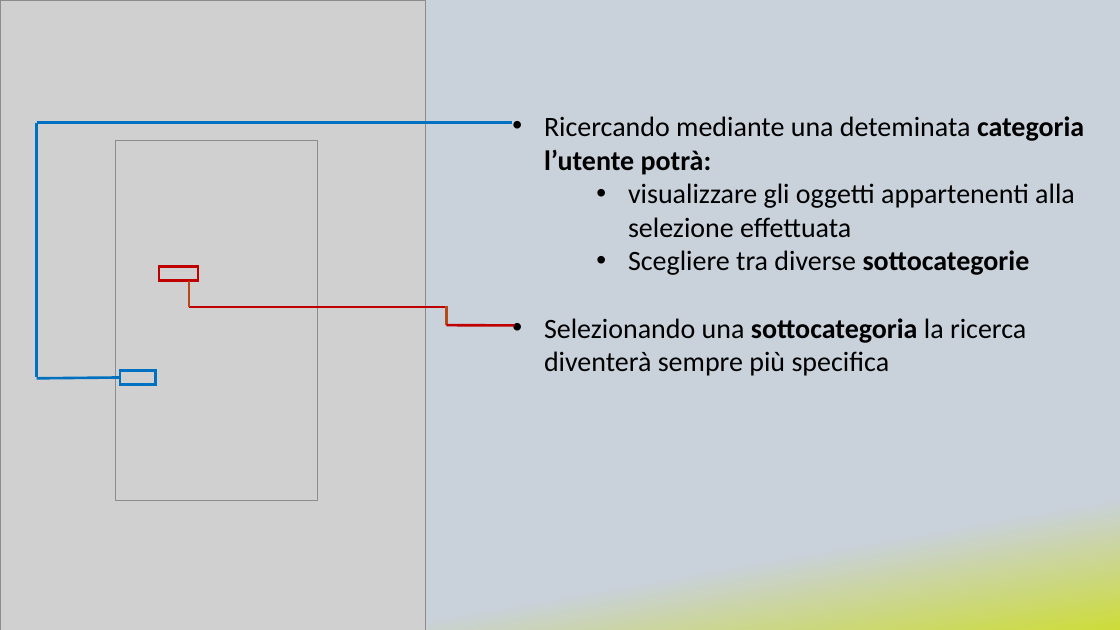
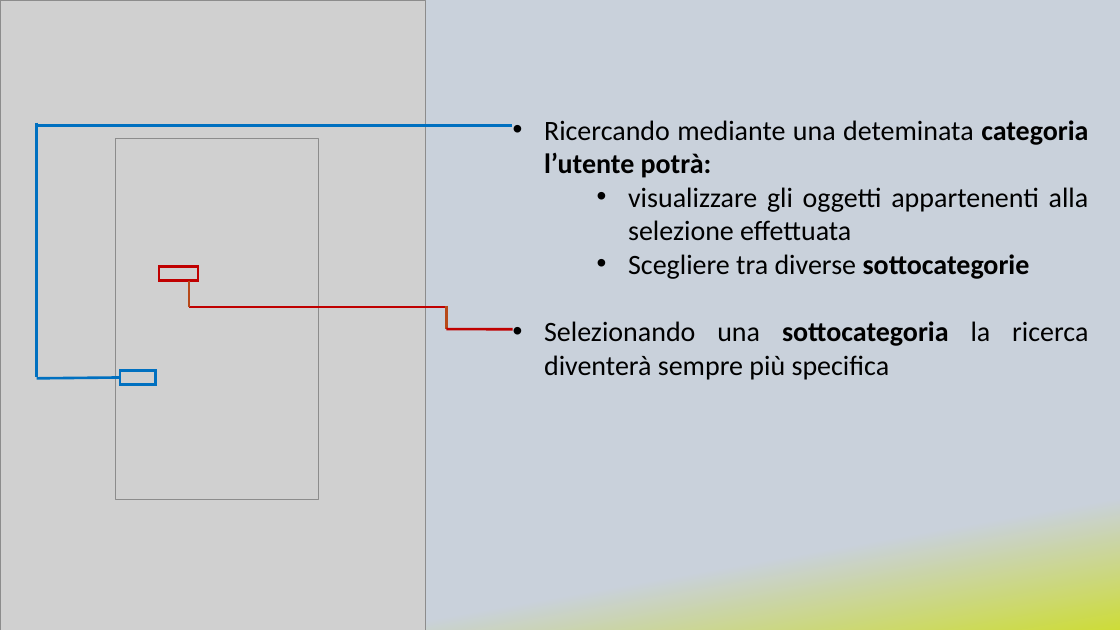
Before and after one commit to Dr-Dd/RentIT, a slide deck: slide 5 of mockup/presentazione.pptx. Drawn at 1120x630 pixels with LibreOffice and Linux fonts; fonts in the diff are those of the drawing; grey boxes stand for pictures. Boxes give left, top, right and bottom in pixels: in the first picture for what was removed or moved away, otherwise in the second. Text is boxed around its words. In the diff, an @@ line names an element or a change of style, - is before the commit and + after.

```diff
--- a/mockup/presentazione.pptx
+++ b/mockup/presentazione.pptx
@@ text "Ricercando mediante una deteminata categoria ..." at (x1=544, y1=120, x2=1089, y2=380): alignment left to justified @@
@@ line moved from (37, 123) - (513, 123) to (37, 126) - (513, 126) @@
@@ line moved from (515, 325) - (446, 325) to (513, 329) - (446, 329) @@
@@ line moved from (446, 306) - (446, 325) to (446, 306) - (446, 329) @@
```
Also in this commit, not shown: 2 other slides changed, 1 other file.
